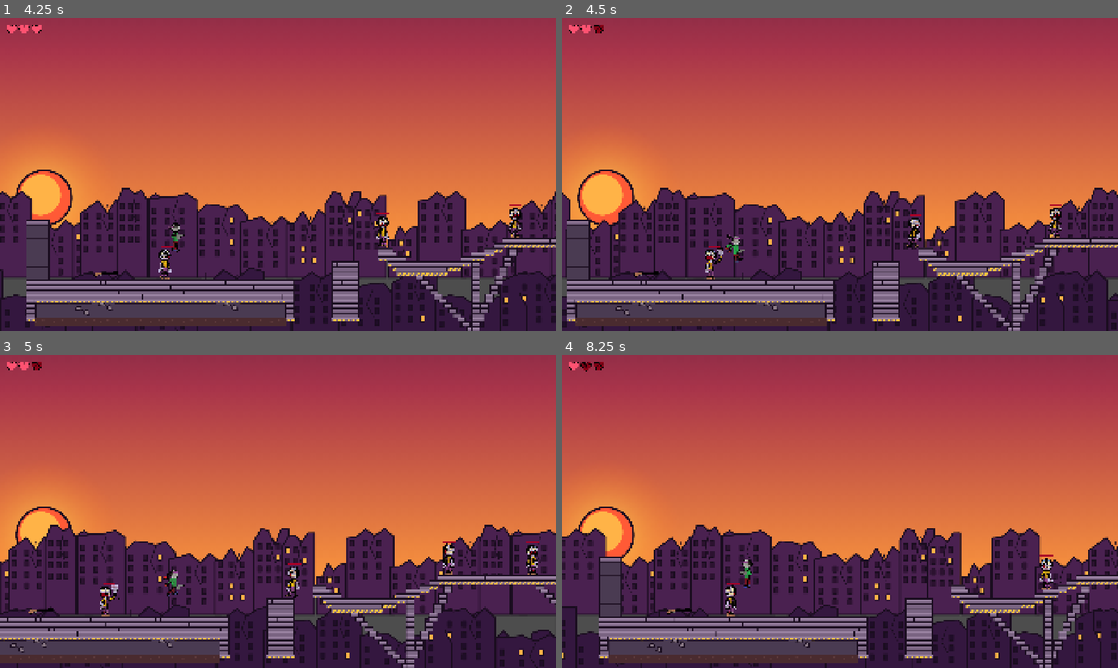
Above: before the commit, frames 1-4 (two rows, left to right).
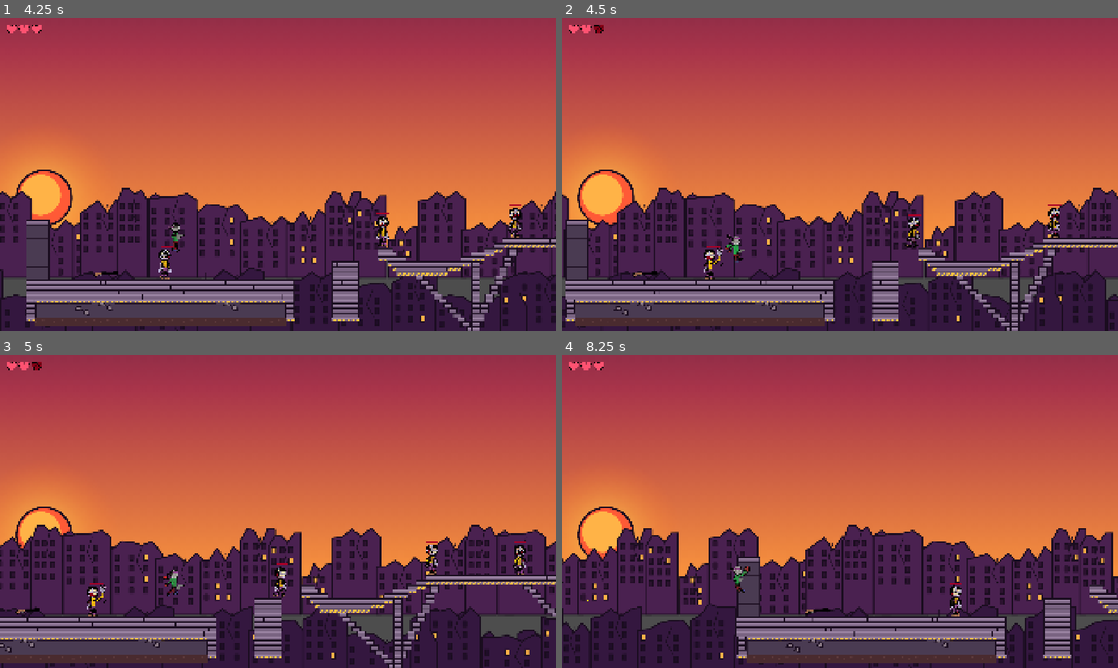
Above: after the commit, the same moments.

Repository: CodingFox007/ByteJam2026
Game: Godot game, scene res://Scenes/title_screen.tscn
The game is run twice, just before and just after one commit, with the same random seed, the same clock (stepped at 60 frames per second) and the same inputs.
Inputs (mouse positions are in pixels of both pictures, inside the frame that each line leads up to):
- Up to frame 1 (4.25 s): click (172, 233) at 0.5 s; move the mouse to (400, 158) at 1.27 s; hold Right (right) 1.28-2.78 s; tap Space (jump) at 1.35, 1.52, 1.82, 2.27, 2.3, 2.57, 3.05, 3.6, 3.77, 4.07 s; move the mouse to (166, 190) at 2.02 s; tap E (interact) at 2.1 s; move the mouse to (333, 105) at 2.77 s; press the mouse at (333, 105) at 2.78 s; hold A (left) 2.78-3.53 s; move the mouse to (250, 237) at 3.52 s; release the mouse at (250, 237) at 3.53 s; hold Right (right) from 3.53 s (still down)
- Up to frame 2 (4.5 s): keep holding Right (right); move the mouse to (1006, 221) at 4.27 s; hold E (interact) from 4.28 s (still down)
- Up to frame 3 (5 s): keep holding Right (right); keep holding E (interact); tap Space (jump) at 4.52, 4.55, 4.82 s
- Up to frame 4 (8.25 s): move the mouse to (673, 464) at 5.02 s; release Right (right) at 5.03 s; release E (interact) at 5.03 s; hold A (left) 5.03-5.78 s; click (673, 464) at 5.1 s; tap Space (jump) at 5.27, 5.3, 5.57, 5.85, 6.77, 6.8, 7.07, 7.52, 7.55, 7.82, 8.1 s; move the mouse to (867, 511) at 5.77 s; hold Right (right) 5.78-6.53 s; move the mouse to (756, 433) at 6.52 s; hold A (left) 6.53-8.03 s; tap E (interact) at 6.6 s; move the mouse to (962, 495) at 7.27 s; press the mouse at (962, 495) at 7.28 s; move the mouse to (728, 527) at 8.02 s; release the mouse at (728, 527) at 8.03 s; hold Right (right) from 8.03 s (still down)

Frame 1 is identical in both runs. In frame 2, 5.4% of the frame differs, in the area x 0-100%, y 54-100%; in frame 3, 15%; in frame 4, 24%, in the area x 0-100%, y 2-100%.

Commit message:
Added enemy knockback

Diff:
--- a/byte-jam-26/Scripts/playerScript.gd
+++ b/byte-jam-26/Scripts/playerScript.gd
@@ -1,32 +1,32 @@
 extends CharacterBody2D
 
-const SPEED = 300.0
-const JUMP_VELOCITY = -400.0
+@export var knockback_distance: float = 100.0
+@export var knockback_duration: float = 0.2
+@export var walk_hand_offset: Vector2 = Vector2(12, -2)
+@export var idle_hand_offset: Vector2 = Vector2(-5, 10)
+@export var jump_hand_offset: Vector2 = Vector2(-10, -5)
+@export var starting_weapon: PackedScene
+@export var max_health: int = 3
+@export var hit_cooldown: float = 1.0
 
 @onready var walk: AnimatedSprite2D = $AnimationHolder/Walk
 @onready var jump: AnimatedSprite2D = $AnimationHolder/Jump
 @onready var idle: AnimatedSprite2D = $AnimationHolder/Idle
 @onready var hurt: AnimatedSprite2D = $AnimationHolder/Hurt
-
+@onready var weapon_holder: Node2D = $WeaponHolder
+
+const SPEED = 300.0
+const JUMP_VELOCITY = -400.0
+
+var knockback_velocity: float = 0.0
+var knockback_time_left: float = 0.0
 var is_hurt: bool = false
-
-@export var walk_hand_offset: Vector2 = Vector2(12, -2)
-@export var idle_hand_offset: Vector2 = Vector2(-5, 10)
-@export var jump_hand_offset: Vector2 = Vector2(-10, -5)
-
-@export var starting_weapon: PackedScene
-
-@onready var weapon_holder: Node2D = $WeaponHolder
-
 var current_weapon: Weapon
-signal health_changed(current_health: int)
-
-@export var max_health: int = 3
-@export var hit_cooldown: float = 1.0
-
 var health: int = 3
 var can_take_damage: bool = true
 var is_dead: bool = false
+
+signal health_changed(current_health: int)
 
 # Functions for animation
 func jumpAnimation():
@@ -75,6 +75,15 @@
 	idle.show()
 	idle.animation = "idleAnimation"
 
+func apply_knockback(zombie_position: Vector2) -> void:
+	var direction: float = sign(global_position.x - zombie_position.x)
+
+	# Default to right if both characters share the same X position
+	if direction == 0:
+		direction = 1.0
+
+	knockback_velocity = direction * (knockback_distance / knockback_duration)
+	knockback_time_left = knockback_duration
 
 func _physics_process(delta: float) -> void:
 	if is_dead:
@@ -102,12 +111,17 @@
 		velocity.y = JUMP_VELOCITY
 
 	# Handle horizontal movement
-	var get_direction := Input.get_axis("left", "right")
-
-	if get_direction:
-		velocity.x = get_direction * SPEED
+	if knockback_time_left > 0.0:
+		# Temporarily override movement during knockback
+		velocity.x = knockback_velocity
+		knockback_time_left = maxf(knockback_time_left - delta, 0.0)
 	else:
-		velocity.x = move_toward(velocity.x, 0, SPEED)
+		# Normal player movement
+		var get_direction := Input.get_axis("left", "right")
+		if get_direction:
+			velocity.x = get_direction * SPEED
+		else:
+			velocity.x = move_toward(velocity.x, 0, SPEED)
 
 	move_and_slide()
 
--- a/byte-jam-26/Scripts/zombie_hitbox.gd
+++ b/byte-jam-26/Scripts/zombie_hitbox.gd
@@ -59,6 +59,11 @@
 		if player_in_range.can_take_damage:
 			player_in_range.take_damage(1)
 
+			# Push player away from zombie
+			if player_in_range.has_method("apply_knockback"):
+				player_in_range.apply_knockback(zombie.global_position)
+
+			# Play hurt animation
 			if player_in_range.has_method("hurtAnimation"):
 				player_in_range.hurtAnimation()
 
